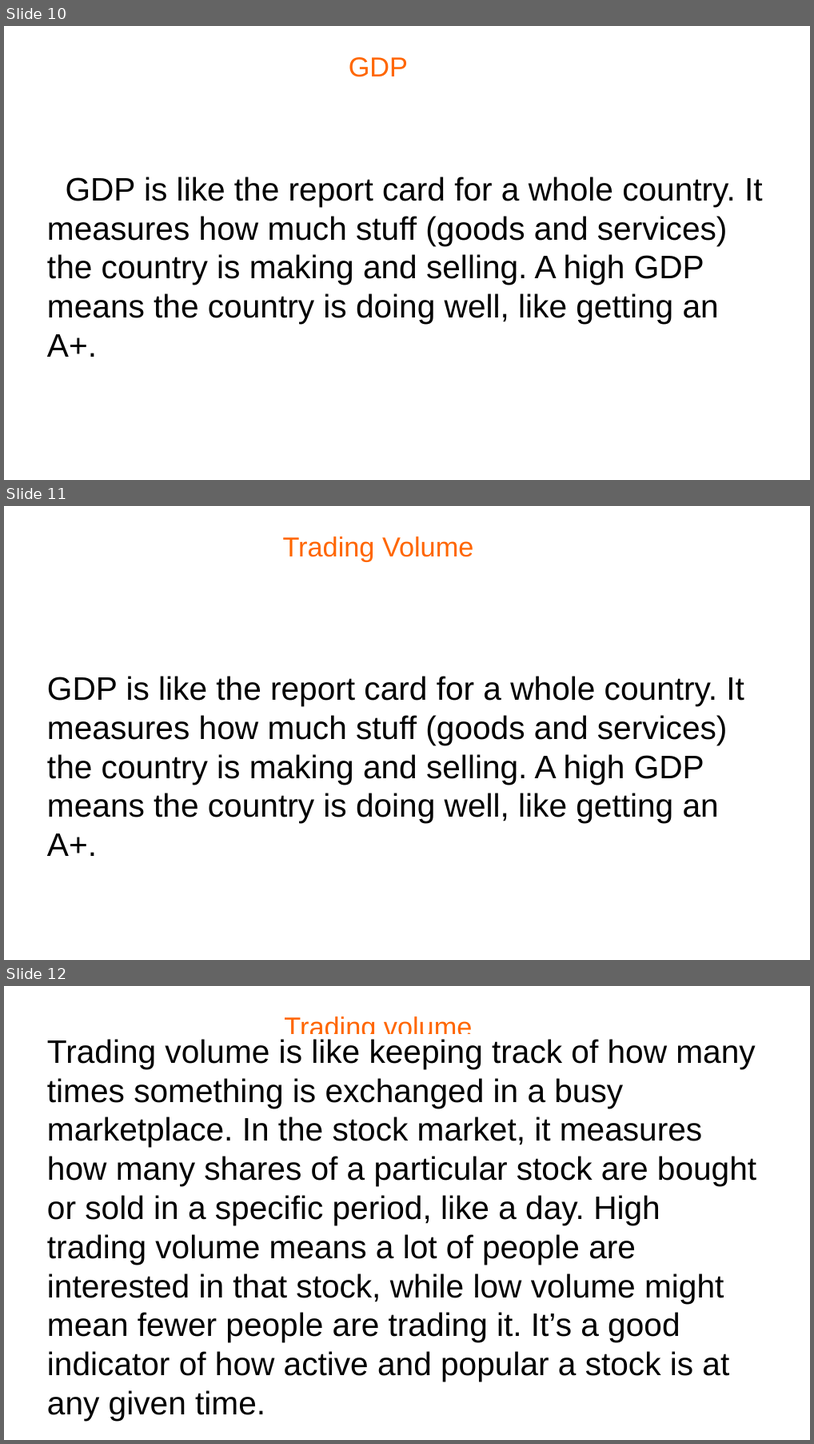
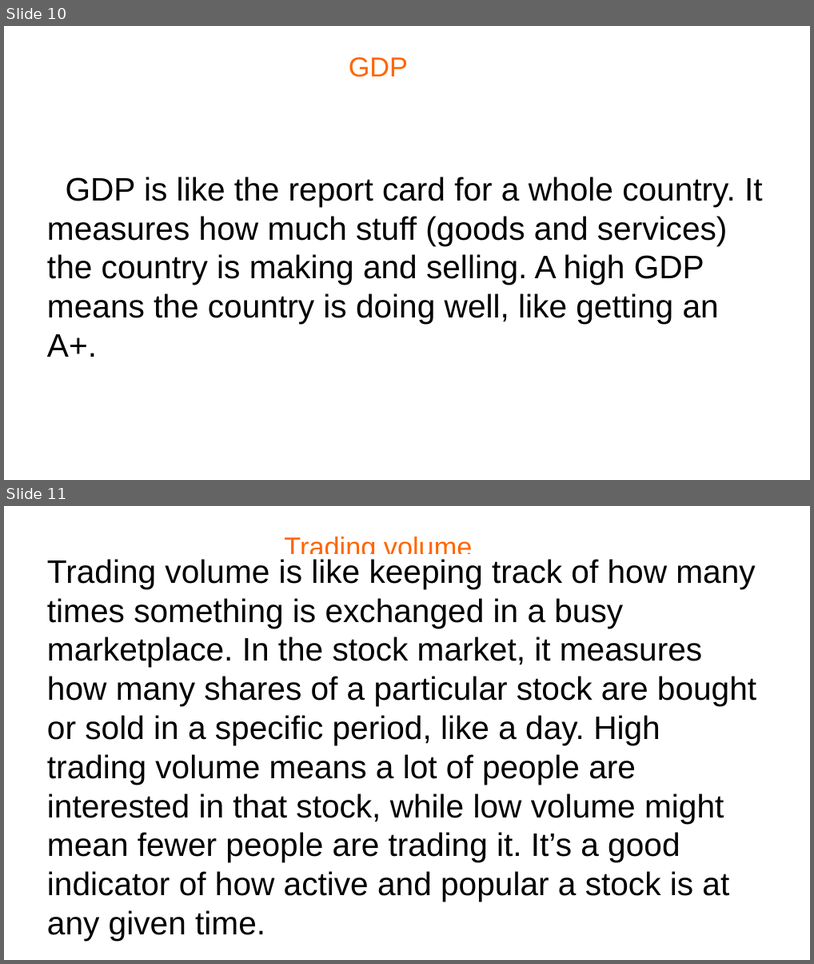
Before and after one commit to nmacgreg/Investing101, a slide deck: docs/Vocab/Definitions2.odp. Shown one above the other, each under a label of ours: slides 10, 11 and 12 before the commit, slides 10 and 11 after it. The pictures are 814x1444 and 814x964 pixels, drawn with LibreOffice and Linux fonts; fonts in the diff are those of the drawing; background and template pictures are left out. Boxes give left, top, right and bottom in pixels: in the first picture for what was removed or moved away, otherwise in the second. Text is boxed around its words. In the diff, an @@ line names an element or a change of style, - is before the commit and + after.

Commit message:
fixed the final slide, on trading volume

```diff
--- a/docs/Vocab/Definitions2.odp
+++ b/docs/Vocab/Definitions2.odp
@@ slide 11 removed at (4, 506, 810, 960), background #FFFFFF @@
@@ title removed at (283, 536, 474, 561) @@
-Trading Volume
@@ subtitle removed at (47, 676, 745, 856) @@
-GDP is like the report card for a whole country. It measures how much stuff (goods and services) the country is making and selling. A high GDP means the country is doing well, like getting an A+.
@@ what was slide 12 is now slide 11 @@
```
Also in this commit, not shown: 1 slide changed, 1 slide added.
